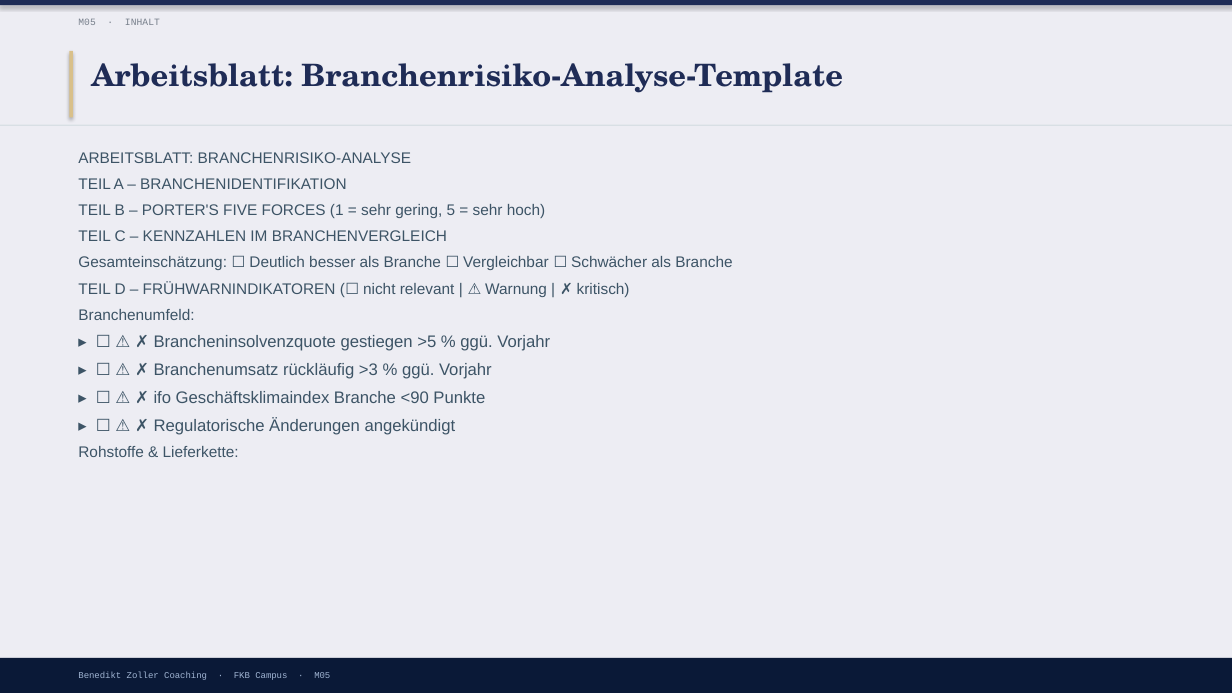
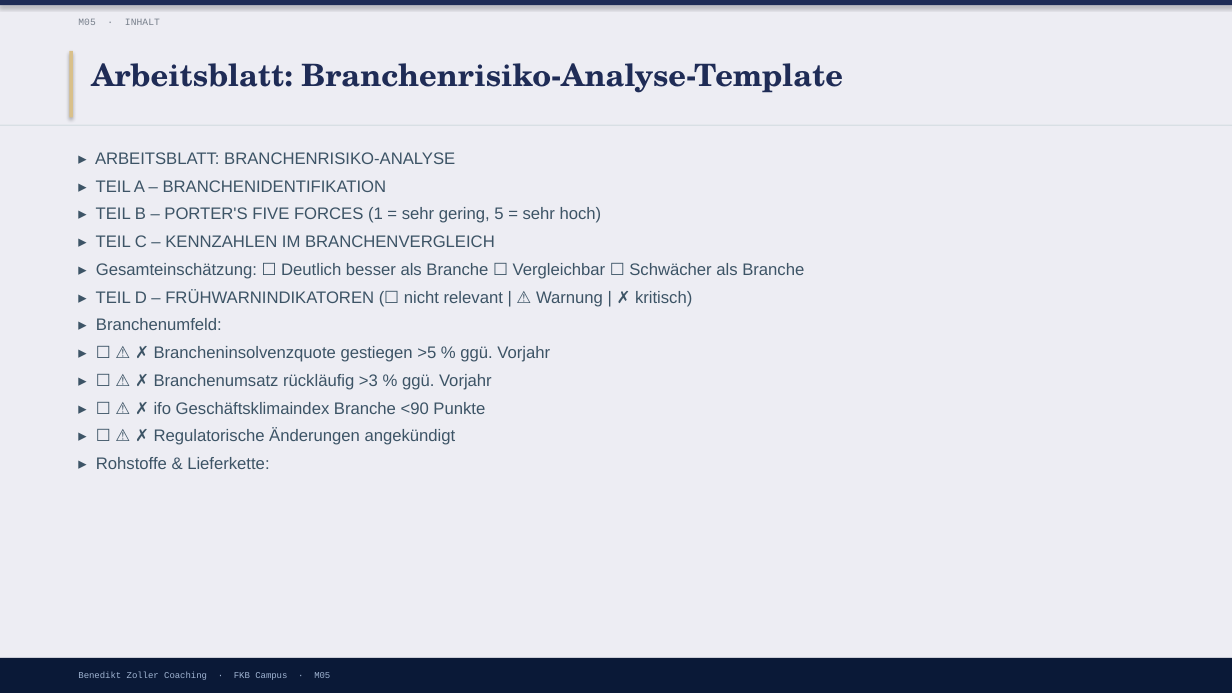
Before and after one commit to ck5rqc47pr-byte/firmenkundenakademie-online, a slide deck: slide 16 of protected-downloads/praesentation/M05.pptx (slide 13 before the commit). Drawn at 1232x693 pixels with LibreOffice and Linux fonts; fonts in the diff are those of the drawing. Boxes give left, top, right and bottom in pixels: in the first picture for what was removed or moved away, otherwise in the second. Text is boxed around its words. In the diff, an @@ line names an element or a change of style, - is before the commit and + after.

```diff
--- a/protected-downloads/praesentation/M05.pptx
+++ b/protected-downloads/praesentation/M05.pptx
@@ text at (95, 152, 804, 330): text changed; size 12 to 13 pt @@
-ARBEITSBLATT: BRANCHENRISIKO-ANALYSE
-TEIL A – BRANCHENIDENTIFIKATION
-TEIL B – PORTER'S FIVE FORCES (1 = sehr gering, 5 = sehr hoch)
-TEIL C – KENNZAHLEN IM BRANCHENVERGLEICH
-Gesamteinschätzung: ☐ Deutlich besser als Branche ☐ Vergleichbar ☐ Schwächer als Branche
-TEIL D – FRÜHWARNINDIKATOREN (☐ nicht relevant | ⚠ Warnung | ✗ kritisch)
-Branchenumfeld:
+▸ ARBEITSBLATT: BRANCHENRISIKO-ANALYSE
+▸ TEIL A – BRANCHENIDENTIFIKATION
+▸ TEIL B – PORTER'S FIVE FORCES (1 = sehr gering, 5 = sehr hoch)
+▸ TEIL C – KENNZAHLEN IM BRANCHENVERGLEICH
+▸ Gesamteinschätzung: ☐ Deutlich besser als Branche ☐ Vergleichbar ☐ Schwächer als Branche
+▸ TEIL D – FRÜHWARNINDIKATOREN (☐ nicht relevant | ⚠ Warnung | ✗ kritisch)
+▸ Branchenumfeld:
@@ text at (96, 457, 269, 469): text changed; size 12 to 13 pt @@
-Rohstoffe & Lieferkette:
+▸ Rohstoffe & Lieferkette:
```
Also in this commit, not shown: 5 other slides changed, 5 slides added, 1 slide removed, 21 other files.
